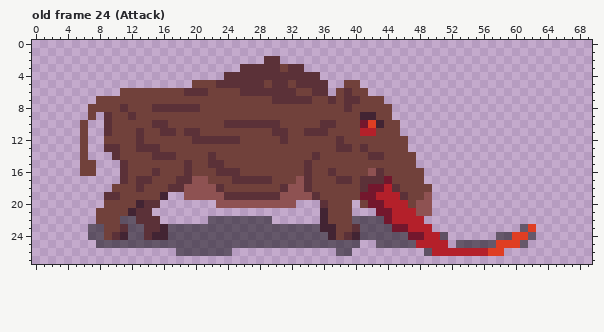
A pixel-art file gets an edit: GEODE/Assets/Sprites/Characters/Boar/RedBoar.aseprite. Above is the file before it was changed.
70x28 pixels, 27 frames. Shown: old frame 24 (Attack). The commit also changed other frames, which this record leaves out.
After:
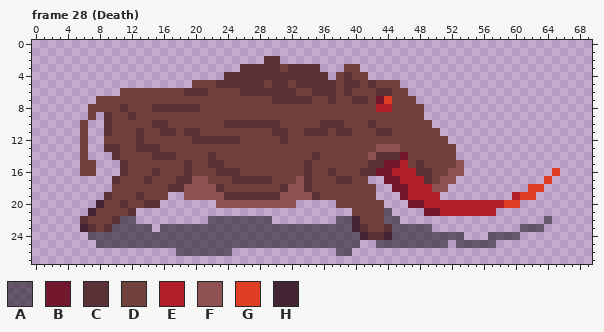
Palette (. is transparent): A #0606087f  B #73172d  C #5b3138  D #71413b  E #b4202a  F #8e5252  G #df3e23  H #422433
A new or re-ordered frame is compared with the old frame closest to it.
Changes in this commit:
frames 27 -> 30
Frame 28 (Death) is new; against old frame 24 (Attack), layers "Crystal", "Boar", "Shadow":
y 3: x 34..35 .. -> CC; x 39..40 .. -> DD
y 4: x 36 . -> C; x 38..41 .... -> DCDD
y 5: x 37..45 ..DD..... -> CDCCDCDDD
y 6: x 37 . -> C; x 42..46 ..... -> DCCDD
y 7: x 39 C -> D; x 41 D -> C; x 43..47 D.... -> BGDDD
y 8: x 39 C -> D; x 43..48 DD.... -> EEDDDD
y 9: x 41..42 HH -> DD; x 45..48 .... -> DDDD
y 10: x 38 D -> C; x 41..43 BGH -> DCD; x 46..49 .... -> DDDD
y 11: x 38..39 DD -> CC; x 41..44 EEDD -> DDCC; x 46..50 ..... -> DDDDD
y 12: x 38 C -> D; x 47..51 ..... -> DDDDD
y 13: x 38..39 CC -> DD; x 41 C -> D; x 43..45 DDD -> FFF; x 47..52 ...... -> DDDDDD
y 14: x 42 C -> F; x 44..46 DDD -> CCB; x 48..52 ..... -> DDDDD
y 15: x 42..46 DDDDD -> CCBBE; x 48..53 ...... -> CDDDDF
y 16: x 41..53 DFCDDDDD..... -> CCBBEEECCDDFF; x 65 . -> G
y 17: x 10..11 .C -> CD; x 13 C -> D; x 41..43 CCC -> D..; x 45..52 DDDD.... -> BEEECDFF; x 64 . -> G
y 18: x 13 C -> D; x 41..51 CBBECDDDD.. -> DD..BBEEEFF; x 62..63 .. -> GG
y 19: x 10 C -> D; x 13 D -> C; x 16 H -> D; x 41..50 BBEEECDDF. -> DD...BEEEE; x 60..62 ... -> EGG
y 20: x 8 . -> H; x 11 D -> C; x 13 H -> D; x 36..37 CD -> ..; x 40 . -> D; x 42..60 BBEEEDFF........... -> DD...BBEEEEEEEEEEGG
y 21: x 7 . -> H; x 12..14 HCC -> C..; x 36..57 HDDD...BBEEEFF........ -> ....DDDDA....BBEEEEEEE
y 22: x 6..7 .. -> CD; x 10 D -> C; x 13..15 CCC -> ...; x 36..48 HDDDAAAABEEEE -> ..AAHDDDAA...; x 64 . -> A
y 23: x 6..11 .AADDC -> HCDCAA; x 14..16 CCH -> A.A; x 36..49 HHDDCAAAABBEEE -> AAAAHCDDCAAAAA; x 62..63 G. -> AA
y 24: x 9..11 DCH -> AAA; x 14..16 CHH -> AAA; x 37..44 HDCHAAAA -> AAAAHCCH; x 47..50 BBEE -> AAAA; x 52..53 .. -> AA; x 57 . -> A; x 60..62 GGA -> A..
y 25: x 48..51 EEEE -> AAAA; x 58..61 GGGA -> ....
y 26: x 49..58 AEEEEEEEGG -> ..........
